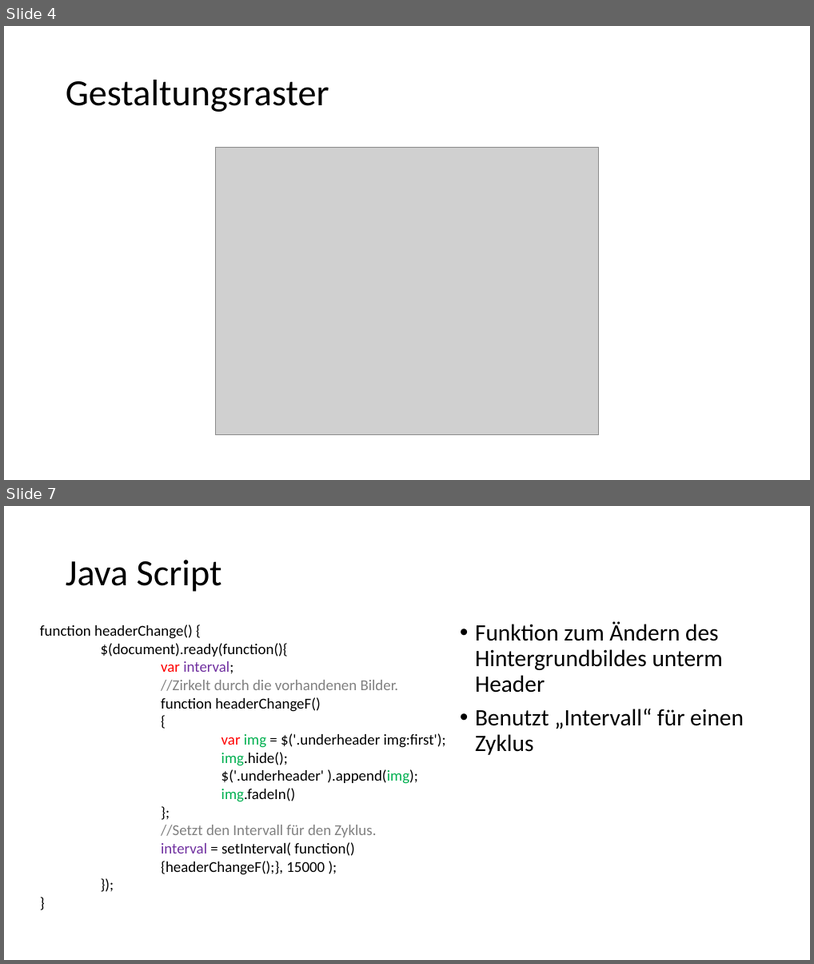
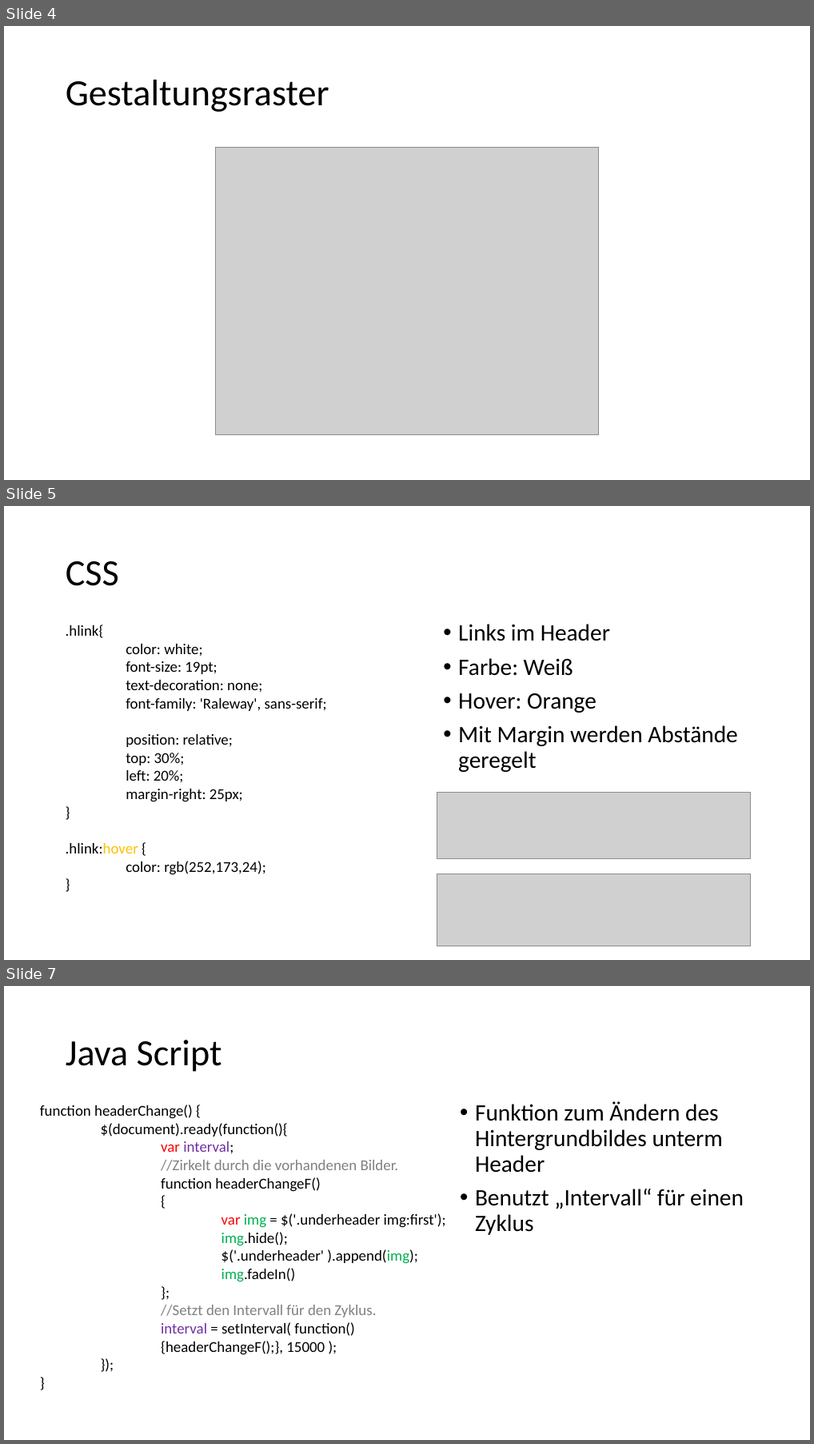
Before and after one commit to Ikeaner/WebtechProjekt, a slide deck: Abschlusspräsentation.pptx. Shown one above the other, each under a label of ours: slides 4 and 7 before the commit, slides 4, 5 and 7 after it; the slides between them are not shown. The pictures are 814x964 and 814x1444 pixels, drawn with LibreOffice and Linux fonts; fonts in the diff are those of the drawing; grey boxes stand for pictures. Boxes give left, top, right and bottom in pixels: in the first picture for what was removed or moved away, otherwise in the second. Text is boxed around its words. In the diff, an @@ line names an element or a change of style, - is before the commit and + after.

```diff
--- a/Abschlusspräsentation.pptx
+++ b/Abschlusspräsentation.pptx
@@ slide 5 added at box(4, 506, 810, 960), background #FFFFFF @@
@@ title added at box(66, 561, 119, 586), 44 pt, text #000000 @@
+CSS
@@ text added at box(66, 624, 327, 875), 18 pt, text #000000 @@
+.hlink{
+color: white;
+font-size: 19pt;
+text-decoration: none;
+font-family: 'Raleway', sans-serif;
+position: relative;
+top: 30%;
+left: 20%;
+margin-right: 25px;
+}
+.hlink:hover {
+color: rgb(252,173,24);
+}
@@ text added at box(458, 624, 738, 772), 28 pt, text #000000 @@
+• Links im Header
+• Farbe: Weiß
+• Hover: Orange
+• Mit Margin werden Abstände geregelt
@@ picture added at box(438, 792, 751, 858) @@
@@ picture added at box(438, 874, 751, 946) @@
```
Also in this commit, not shown: 1 slide changed, 1 other slide added, 2 slides removed, 1 other file.
